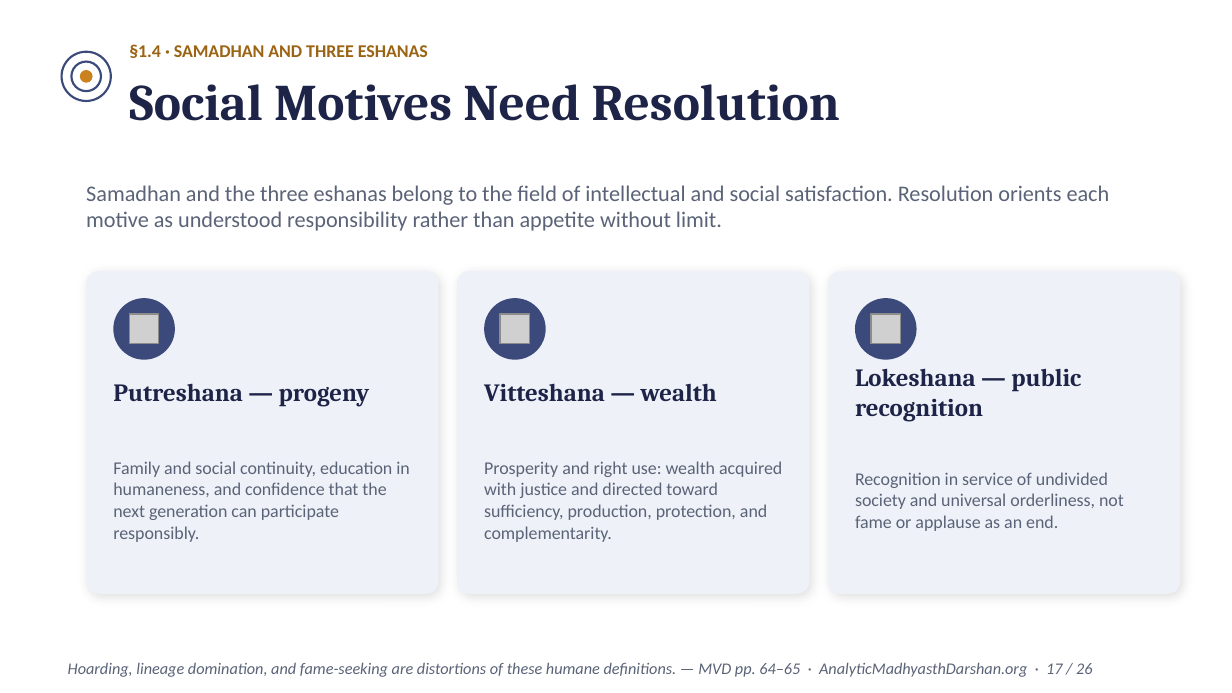
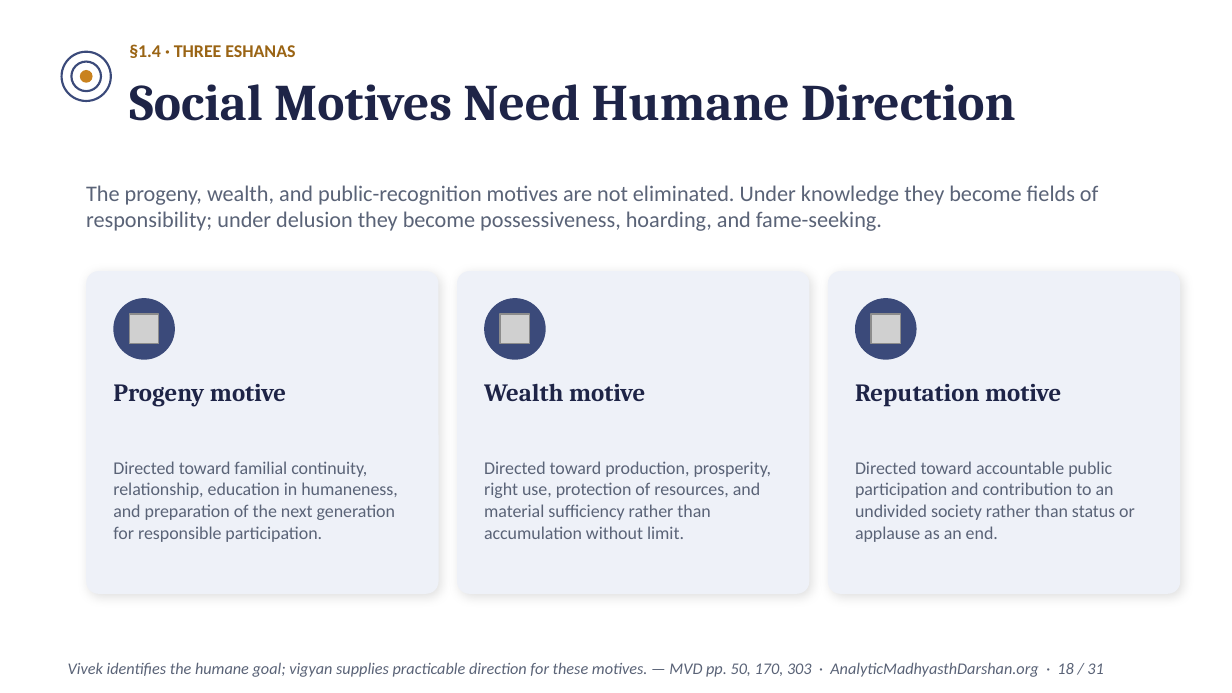
Before and after one commit to raghavamohan/AnalyticMadhyasthDarshan, a slide deck: slide 18 of Studies/The-Epistemology-of-Coexistence/The-Epistemology-of-Coexistence-Madhyasth-Darshan.pptx (slide 17 before the commit). Drawn at 1232x693 pixels with LibreOffice and Linux fonts; fonts in the diff are those of the drawing; grey boxes stand for pictures. Boxes give left, top, right and bottom in pixels: in the first picture for what was removed or moved away, otherwise in the second. Text is boxed around its words. In the diff, an @@ line names an element or a change of style, - is before the commit and + after.

```diff
--- a/Studies/The-Epistemology-of-Coexistence/The-Epistemology-of-Coexistence-Madhyasth-Darshan.pptx
+++ b/Studies/The-Epistemology-of-Coexistence/The-Epistemology-of-Coexistence-Madhyasth-Darshan.pptx
@@ text at (129, 44, 295, 58): text changed @@
-§1.4 · SAMADHAN AND THREE ESHANAS
+§1.4 · THREE ESHANAS
@@ text at (129, 84, 1016, 121): text changed @@
-Social Motives Need Resolution
+Social Motives Need Humane Direction
@@ text at (86, 185, 1098, 231): text changed @@
-Samadhan and the three eshanas belong to the field of intellectual and social satisfaction. Resolution orients each motive as understood responsibility rather than appetite without limit.
+The progeny, wealth, and public-recognition motives are not eliminated. Under knowledge they become fields of responsibility; under delusion they become possessiveness, hoarding, and fame-seeking.
@@ text at (113, 384, 286, 407): text changed @@
-Putreshana — progeny
+Progeny motive
@@ text at (484, 383, 645, 401): text changed @@
-Vitteshana — wealth
+Wealth motive
@@ text at (855, 384, 1061, 407): text changed @@
-Lokeshana — public recognition
+Reputation motive
@@ text at (113, 461, 397, 542): text changed @@
-Family and social continuity, education in humaneness, and confidence that the next generation can participate responsibly.
+Directed toward familial continuity, relationship, education in humaneness, and preparation of the next generation for responsible participation.
@@ text at (484, 461, 772, 539): text changed @@
-Prosperity and right use: wealth acquired with justice and directed toward sufficiency, production, protection, and complementarity.
+Directed toward production, prosperity, right use, protection of resources, and material sufficiency rather than accumulation without limit.
@@ text at (855, 461, 1135, 542): text changed @@
-Recognition in service of undivided society and universal orderliness, not fame or applause as an end.
+Directed toward accountable public participation and contribution to an undivided society rather than status or applause as an end.
@@ text at (68, 662, 1103, 677): text changed @@
-Hoarding, lineage domination, and fame-seeking are distortions of these humane definitions. — MVD pp. 64–65 · AnalyticMadhyasthDarshan.org · 17 / 26
+Vivek identifies the humane goal; vigyan supplies practicable direction for these motives. — MVD pp. 50, 170, 303 · AnalyticMadhyasthDarshan.org · 18 / 31
```
Also in this commit, not shown: 17 other slides changed, 13 slides added, 8 slides removed.
